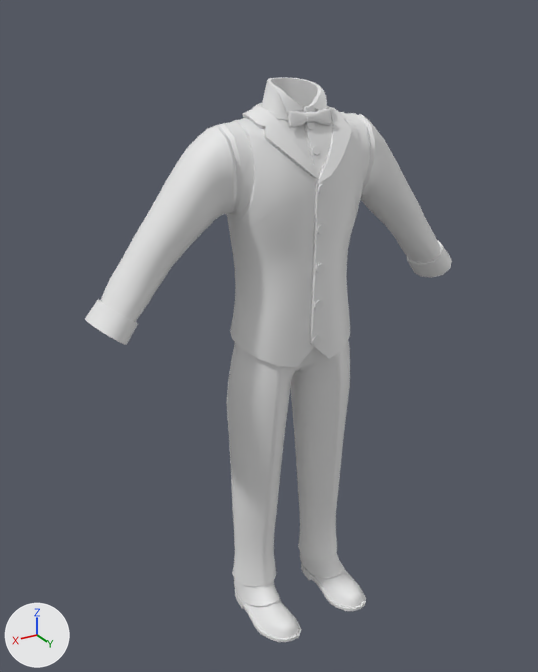
A saved change to the FBX model Assets/Content/3Dmodels/Attires/Workers/Monorail/Ticketer/3Dmodel_Attire_Worker_Monorail_Ticketer.fbx.
The view is the same before and after, from a 50 mm camera at (1.061, 1.647, 1.734) aimed at (0.063, -0.017, 0.902). The lights are fixed; the arrows at lower left show +X, +Y and +Z. The older version comes first.

The scene before the commit, as lines of its bpy script (objects in view):
```python
me_attire_worker_monorail_ticketer = bpy.data.meshes.new('Attire_Worker_Monorail_Ticketer')
me_attire_worker_monorail_ticketer.from_pydata(...)  # 2960 vertices, 3159 faces; spans x -0.58..0.58, y -0.23..0.13, z 0.0..1.59
ob_attire_worker_monorail_ticketer = bpy.data.objects.new('Attire_Worker_Monorail_Ticketer', me_attire_worker_monorail_ticketer)
ob_attire_worker_monorail_ticketer.location = (0.0, 0.0, 0.0)
ob_attire_worker_monorail_ticketer.rotation_euler = (0.0, 0.0, 3.142)  # degrees (0, 0, 180)
```
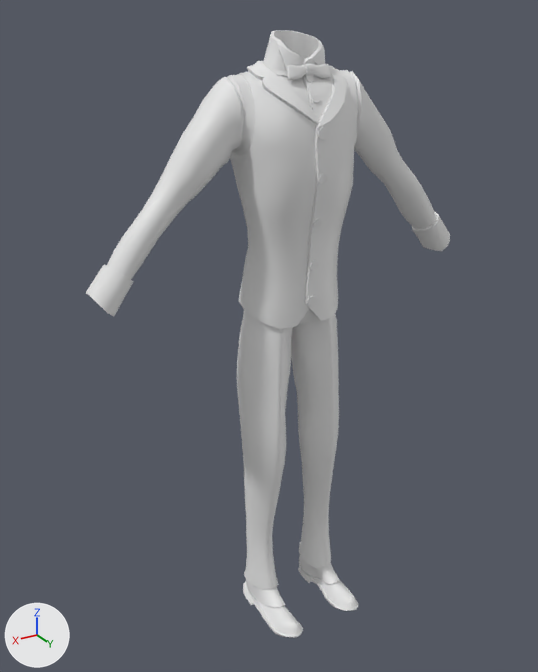
Commit message: Added Monorail Employees NPCs

The newer file adds a shape key; the second version is drawn at full value of the shape key 'BlendShape_BodyType_Male_Thin' of 'Attire_Worker_Monorail_Ticketer', and the change is written as the vertex moves it makes.

Changed parts and their boxes (x1, y1, x2, y2) in the pictures (538 x 672 px; the box of a moved part takes in the faces that stretch with it):
'Attire_Worker_Monorail_Ticketer', reshaped (8% taller): before (85, 77, 452, 642); after (86, 30, 450, 638)
part 1 of me_attire_worker_monorail_ticketer, moved or reshaped: before (312, 146, 320, 155); after (312, 96, 320, 103)
part 2 of me_attire_worker_monorail_ticketer, moved or reshaped: before (306, 122, 315, 130); after (305, 75, 314, 83)
part 3 of me_attire_worker_monorail_ticketer, moved or reshaped: before (312, 335, 321, 345); after (307, 295, 317, 306)
part 4 of me_attire_worker_monorail_ticketer, moved or reshaped: before (318, 183, 328, 195); after (318, 127, 330, 139)
part 5 of me_attire_worker_monorail_ticketer, moved or reshaped: before (317, 224, 326, 235); after (318, 173, 328, 185)
part 6 of me_attire_worker_monorail_ticketer, moved or reshaped: before (316, 263, 325, 273); after (313, 219, 322, 227)
part 7 of me_attire_worker_monorail_ticketer, moved or reshaped: before (314, 300, 323, 310); after (310, 260, 319, 270)
part 8 of me_attire_worker_monorail_ticketer, moved or reshaped: before (258, 103, 331, 128); after (260, 61, 332, 80)
part 9 of me_attire_worker_monorail_ticketer, moved or reshaped: before (85, 77, 452, 642); after (86, 30, 450, 638)

What changed in the scene script:
```text
Change me_attire_worker_monorail_ticketer:
    used by ob_attire_worker_monorail_ticketer; location = (0.0, 0.0, 0.0); rotation_euler = (0.0, 0.0, 3.142), in degrees (0, 0, 180)
    remove me_attire_worker_monorail_ticketer.from_pydata(...)  # 2960 vertices, 3159 faces; spans x -0.58..0.58, y -0.23..0.13, z 0.0..1.59
    add me_attire_worker_monorail_ticketer.from_pydata(...)  # 2960 vertices, 3159 faces; spans x -0.57..0.57, y -0.23..0.12, z 0.0..1.7
    me_attire_worker_monorail_ticketer part 1: the loose piece of 26 vertices spanning x -0.01..0.01, y -0.11..-0.1, z 1.42..1.44 is moved by (0.0, 0.01, 0.12)
    me_attire_worker_monorail_ticketer part 2: the loose piece of 26 vertices spanning x -0.01..0.01, y -0.08..-0.07, z 1.47..1.5 is moved by (0.0, 0.01, 0.11)
    me_attire_worker_monorail_ticketer part 3: the loose piece of 26 vertices spanning x -0.01..0.01, y -0.13..-0.12, z 0.92..0.94 is moved by (0.0, 0.03, 0.1)
    me_attire_worker_monorail_ticketer part 4: the loose piece of 26 vertices spanning x -0.01..0.01, y -0.14..-0.13, z 1.33..1.35 is moved by (0.0, 0.0, 0.13)
    me_attire_worker_monorail_ticketer part 5: the loose piece of 26 vertices spanning x -0.01..0.01, y -0.14..-0.13, z 1.22..1.25 is moved by (0.0, 0.0, 0.13)
    me_attire_worker_monorail_ticketer part 6: the loose piece of 26 vertices spanning x -0.01..0.01, y -0.14..-0.13, z 1.12..1.15 is moved by (0.0, 0.02, 0.11)
    me_attire_worker_monorail_ticketer part 7: the loose piece of 26 vertices spanning x -0.01..0.01, y -0.14..-0.13, z 1.02..1.05 is moved by (0.0, 0.03, 0.1)
    me_attire_worker_monorail_ticketer part 8: the loose piece of 293 vertices spanning x -0.09..0.09, y -0.08..0.09, z 1.48..1.53 is multiplied about its middle by the matrix ((0.919, 0.001, 0.0), (-0.001, 0.919, 0.022), (0.0, -0.022, 0.919)), then moved by (0.0, 0.0, 0.1)
    me_attire_worker_monorail_ticketer part 9: 2445 of 2960 vertices moved; they spanned x -0.58..0.58, y -0.23..0.13, z 0.0..1.59 and now span x -0.57..0.57, y -0.23..0.12, z 0.0..1.7; mean shift (0.0, 0.0, 0.08); largest move (-0.22, -0.03, 1.28) -> (-0.19, -0.02, 1.44)
    other edits to the shape of me_attire_worker_monorail_ticketer do not show in these pictures
```
